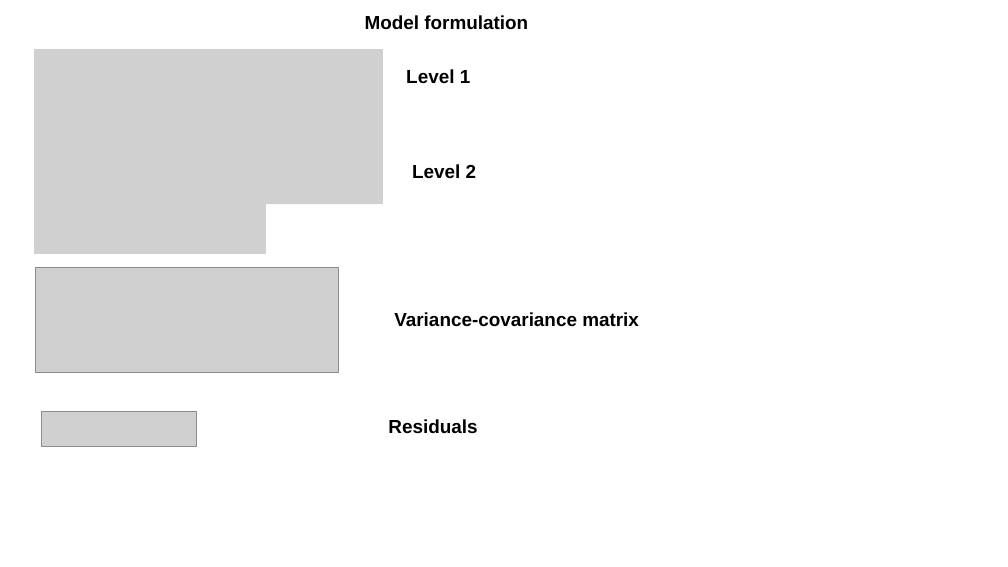
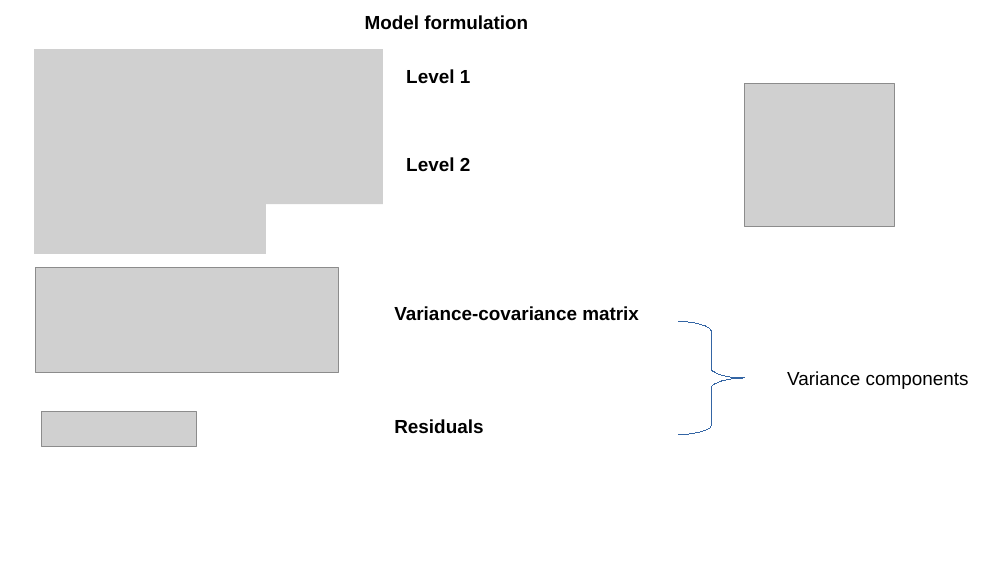
Before and after one commit to FPupillo/LMM_workshop, a slide deck: slide 37 of PPT_LMM.odp (slide 33 before the commit). Drawn at 1008x567 pixels with LibreOffice and Linux fonts; fonts in the diff are those of the drawing; grey boxes stand for pictures. Boxes give left, top, right and bottom in pixels: in the first picture for what was removed or moved away, otherwise in the second. Text is boxed around its words. In the diff, an @@ line names an element or a change of style, - is before the commit and + after.

```diff
--- a/PPT_LMM.odp
+++ b/PPT_LMM.odp
@@ picture added at bbox=[744, 83, 895, 226] @@
@@ text "Level 2": place and size @@
-text "Level 2" at bbox=[412, 164, 477, 178]
+text "Level 2" at bbox=[406, 157, 471, 171]
@@ text "Variance-covariance matrix": place and size @@
-text "Variance-covariance matrix" at bbox=[394, 312, 639, 327]
+text "Variance-covariance matrix" at bbox=[394, 306, 639, 321]
@@ freeform shape added at bbox=[679, 321, 745, 435], outline #3465A4 0 pt @@
@@ text added at bbox=[787, 371, 969, 389], 18 pt, text #000000 @@
+Variance components
@@ text "Residuals": place and size @@
-text "Residuals" at bbox=[388, 419, 477, 434]
+text "Residuals" at bbox=[394, 419, 483, 434]
```
Also in this commit, not shown: 34 other slides changed, 18 slides added, 5 slides removed, 6 other files.
